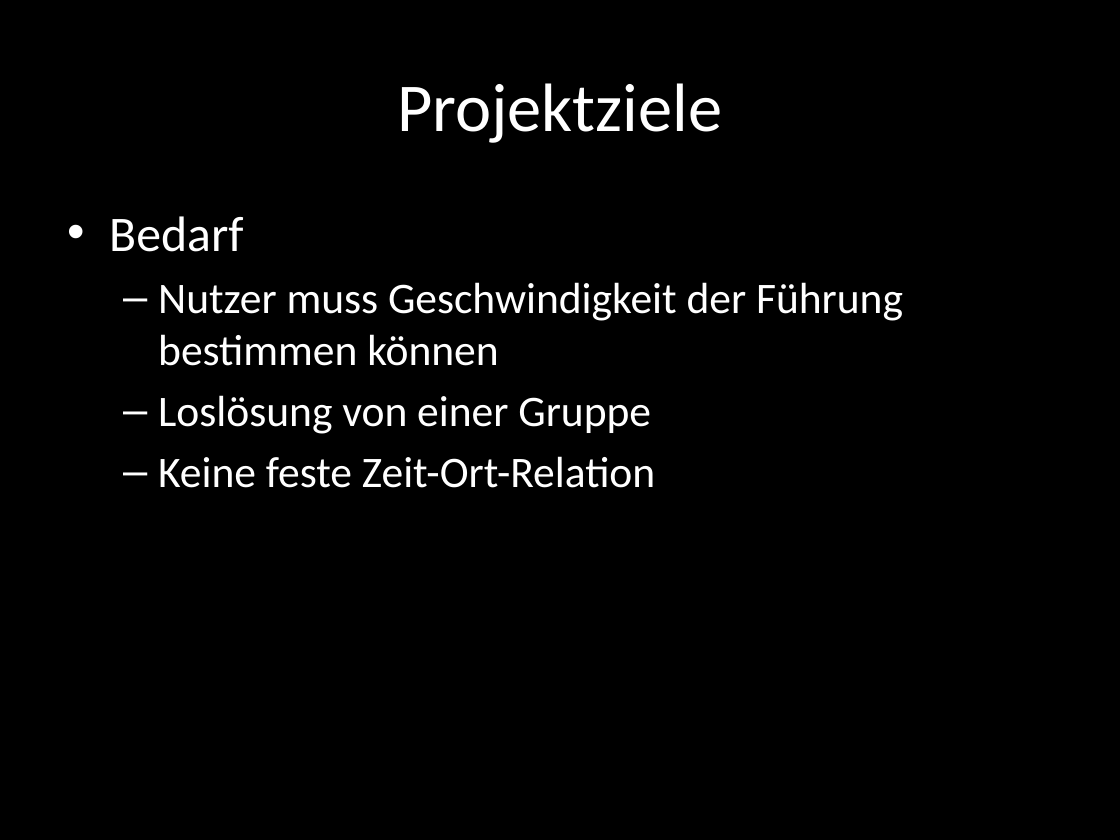
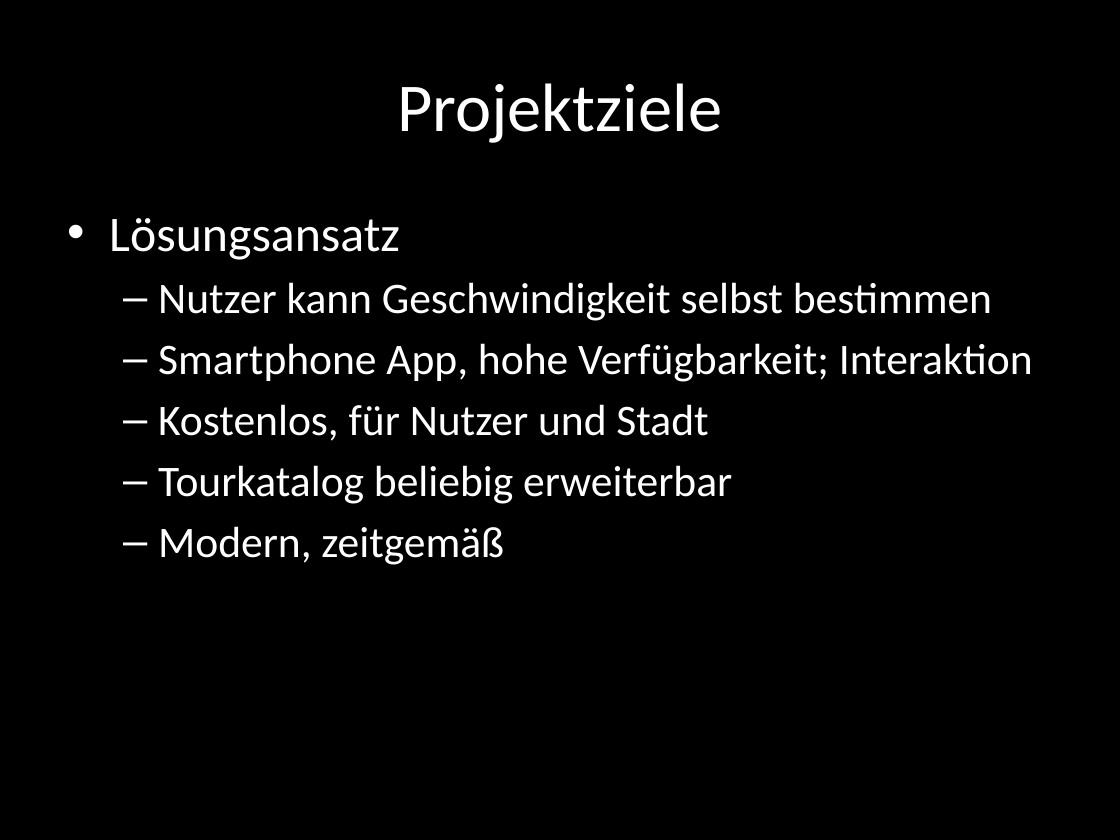
Before and after one commit to grossstadtjungle2/orga, a slide deck: slide 4 of Projektauftrag.pptx. Drawn at 1120x840 pixels with LibreOffice and Linux fonts; fonts in the diff are those of the drawing. Boxes give left, top, right and bottom in pixels: in the first picture for what was removed or moved away, otherwise in the second. Text is boxed around its words. In the diff, an @@ line names an element or a change of style, - is before the commit and + after.

```diff
--- a/Projektauftrag.pptx
+++ b/Projektauftrag.pptx
@@ text at (109, 218, 1033, 565): text changed @@
-• Bedarf
-  – Nutzer muss Geschwindigkeit der Führung bestimmen können
-  – Loslösung von einer Gruppe
-  – Keine feste Zeit-Ort-Relation
+• Lösungsansatz
+  – Nutzer kann Geschwindigkeit selbst bestimmen
+  – Smartphone App, hohe Verfügbarkeit; Interaktion
+  – Kostenlos, für Nutzer und Stadt
+  – Tourkatalog beliebig erweiterbar
+  – Modern, zeitgemäß
```
Also in this commit, not shown: 4 other slides changed.
